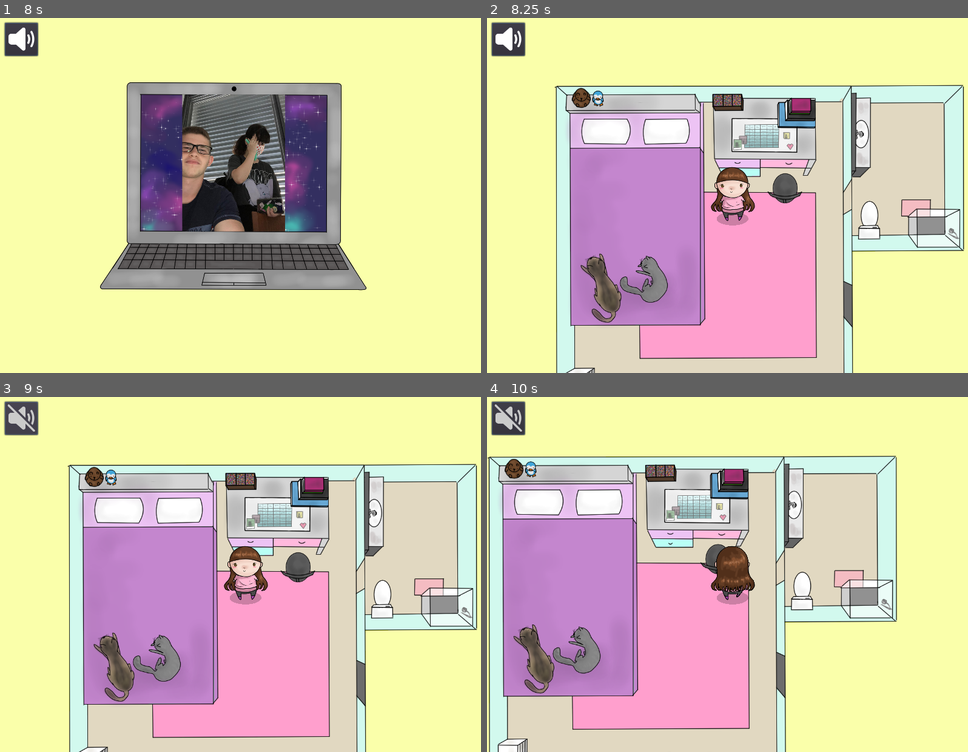
Above: before the commit, frames 1-4 (two rows, left to right).
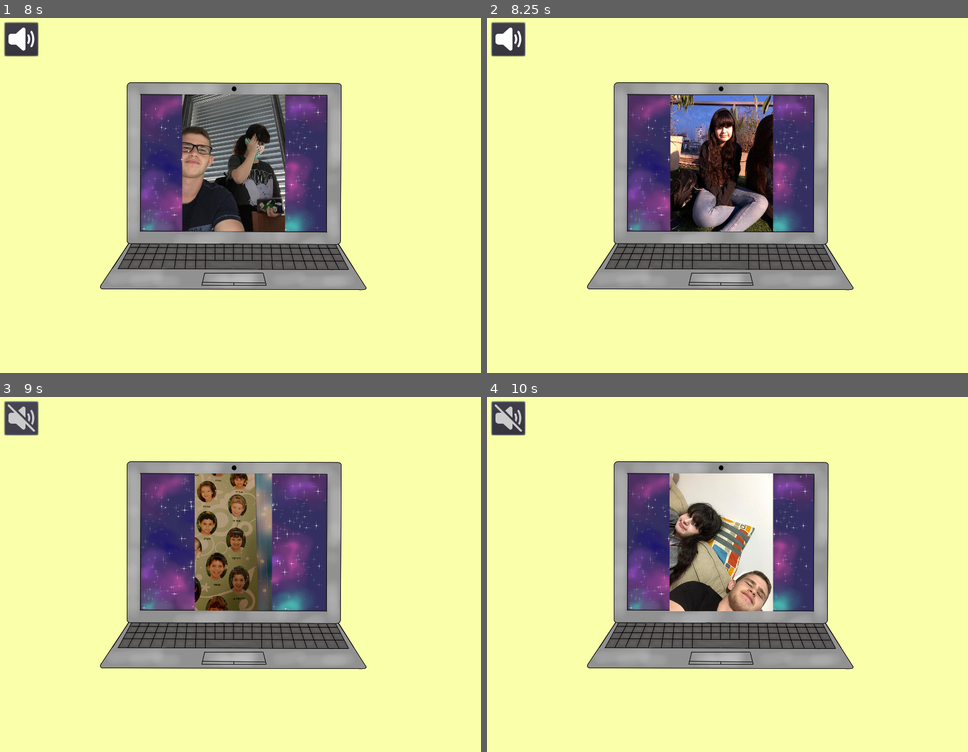
Above: after the commit, the same moments.

Repository: A-Walrus/Jessy
Game: Godot game, scene res://Scenes/Computer.tscn
The game is run twice, just before and just after one commit, with the same random seed, the same clock (stepped at 60 frames per second) and the same inputs. This scene is started directly instead of the project's main scene. Sound files missing from this copy of the repository are replaced by a short silence.
Inputs (mouse positions are in pixels of both pictures, inside the frame that each line leads up to):
- Up to frame 1 (8 s): tap Enter (ui_accept) at 0.5, 0.77, 2, 2.75, 3.5, 4.25, 4.52, 5, 7.52 s; move the mouse to (351, 177) at 0.52 s; press the mouse at (351, 177) at 0.53 s; release the mouse at (351, 177) at 1.25 s; click (19, 39) at 1.25 s; drag from (144, 213) to (216, 266) at 2.02 s; move the mouse to (293, 117) at 2.77 s; press the mouse at (293, 117) at 2.78 s; release the mouse at (293, 117) at 3.5 s; drag from (216, 266) to (96, 142) at 3.52 s; move the mouse to (389, 248) at 4.27 s; press the mouse at (389, 248) at 4.28 s; release the mouse at (389, 248) at 5 s; drag from (96, 142) to (168, 106) at 5.02 s; move the mouse to (264, 195) at 5.77 s; press the mouse at (264, 195) at 5.78 s; release the mouse at (264, 195) at 6.5 s; drag from (168, 106) to (144, 213) at 6.52 s; move the mouse to (351, 177) at 7.27 s; press the mouse at (351, 177) at 7.28 s
- Up to frame 2 (8.25 s): release the mouse at (838, 177) at 8 s; drag from (631, 213) to (703, 266) at 8.02 s
- Up to frame 3 (9 s): click (19, 418) at 8.75 s
- Up to frame 4 (10 s): move the mouse to (934, 606) at 9.52 s; press the mouse at (934, 606) at 9.53 s

Frame 1 is identical in both runs. In frame 2, 61% of the frame differs, in the area x 13-100%, y 18-100%; in frame 3, 61%; in frame 4, 63%, in the area x 0-86%, y 16-100%.

Commit message:
3/4 photos

Diff:
--- a/Jessy/Scenes/Computer.tscn
+++ b/Jessy/Scenes/Computer.tscn
@@ -23,10 +23,20 @@
 [ext_resource path="res://barvaz +knife/17.png" type="Texture" id=21]
 [ext_resource path="res://barvaz +knife/16.png" type="Texture" id=22]
 [ext_resource path="res://barvaz +knife/11.png" type="Texture" id=23]
+[ext_resource path="res://barvaz +knife/23.png" type="Texture" id=24]
+[ext_resource path="res://barvaz +knife/28.png" type="Texture" id=25]
+[ext_resource path="res://barvaz +knife/22.png" type="Texture" id=26]
+[ext_resource path="res://barvaz +knife/21.png" type="Texture" id=27]
+[ext_resource path="res://barvaz +knife/24.png" type="Texture" id=28]
+[ext_resource path="res://barvaz +knife/26.png" type="Texture" id=29]
+[ext_resource path="res://barvaz +knife/29.png" type="Texture" id=30]
+[ext_resource path="res://barvaz +knife/30.png" type="Texture" id=31]
+[ext_resource path="res://barvaz +knife/27.png" type="Texture" id=32]
+[ext_resource path="res://barvaz +knife/25.png" type="Texture" id=33]
 
 [sub_resource type="SpriteFrames" id=1]
 animations = [ {
-"frames": [ ExtResource( 2 ), ExtResource( 3 ), ExtResource( …(320 unchanged characters)…  ), ExtResource( 16 ), ExtResource( 19 ) ],
+"frames": [ ExtResource( 2 ), ExtResource( 3 ), ExtResource( …(320 unchanged characters)…  ), ExtResource( 16 ), ExtResource( 19 ), ExtResource( 27 ), ExtResource( 26 ), ExtResource( 24 ), ExtResource( 28 ), ExtResource( 33 ), ExtResource( 29 ), ExtResource( 32 ), ExtResource( 25 ), ExtResource( 30 ), ExtResource( 31 ) ],
 "loop": true,
 "name": "comp",
 "speed": 5.0
Not shown: 1 places in Jessy/Scenes/Computer.tscn that only renumber resources
Binary file added: Jessy/barvaz +knife/21.png
Not shown, added: Jessy/barvaz +knife/21.png.import
Binary file added: Jessy/barvaz +knife/22.png
Not shown, added: Jessy/barvaz +knife/22.png.import
Binary file added: Jessy/barvaz +knife/23.png
Not shown, added: Jessy/barvaz +knife/23.png.import
Binary file added: Jessy/barvaz +knife/24.png
Not shown, added: Jessy/barvaz +knife/24.png.import
Binary file added: Jessy/barvaz +knife/25.png
Not shown, added: Jessy/barvaz +knife/25.png.import
Binary file added: Jessy/barvaz +knife/26.png
(and 9 more such lines)
